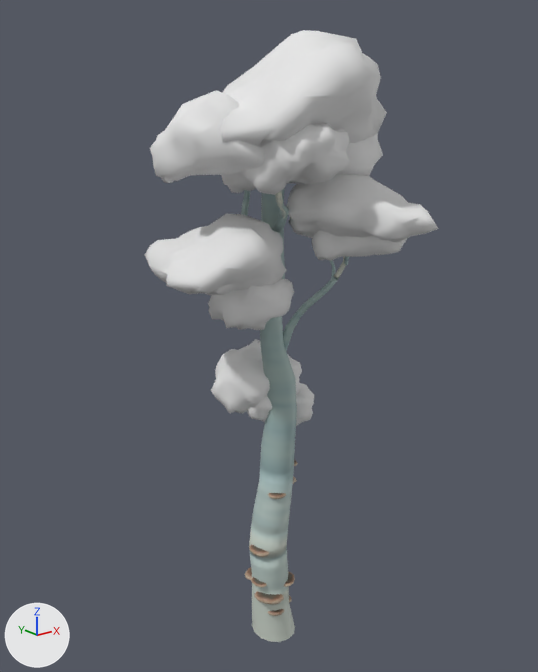
Two versions of the FBX model Assets/Props/Tree/tree_01.fbx, one commit apart.
Before and after are seen from a 50 mm lens placed at (-12.26, -15.1, 15.54), pointed at (-0.09, 0.11, 9.45). Every picture has the same lights, and +X, +Y and +Z are marked at lower left. Objects named as collision shapes, trigger or cutter boxes, shadow casters or lower levels of detail are left out. Where no turn or scale is listed for an object, it has been applied to the vertices.

Names of what the first picture shows: 'Tree_LOD0'.
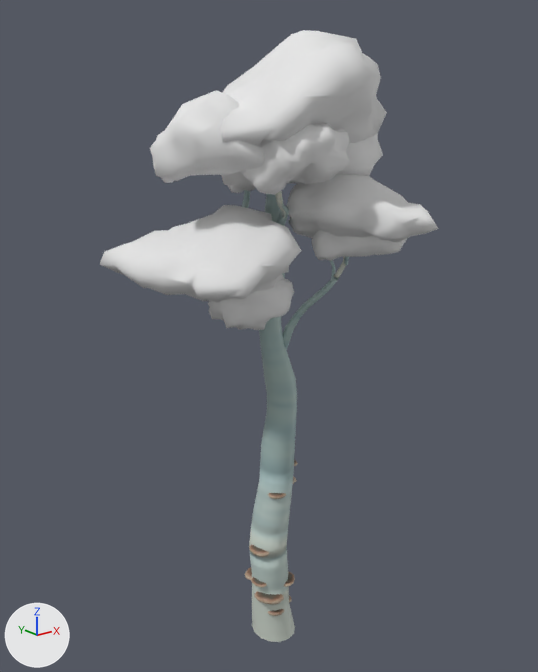
What differs and where, as boxes [x1, y1, x2, y2] in the pictures (538 x 672 px; the box of a moved part takes in the faces that stretch with it):
```json
{"object": "Tree_LOD0", "change": "reshaped", "before": [145, 30, 438, 642], "after": [100, 30, 438, 642], "on screen": "15% wider"}
{"part": 1, "of": "me_circle_022", "change": "deleted", "before": [211, 339, 302, 414]}
{"part": 2, "of": "me_circle_022", "change": "deleted", "before": [247, 383, 314, 426]}
{"part": 3, "of": "me_circle_022", "change": "moved or reshaped", "before": [145, 188, 295, 380], "after": [100, 194, 302, 417]}
{"part": 4, "of": "me_circle_022", "change": "surface changed", "before": [261, 205, 284, 241]}
```

Scene script edits in JSON lines:
```json
{"block": "me_circle_022", "where": "# used by ob_tree_lod0; location = (0.0, 0.0, 0.0)"}
{"op": "remove", "block": "me_circle_022", "code": "me_circle_022.from_pydata(...)  # 4588 vertices, 6016 faces; spans x -3.6..3.7, y -3.9..3.4, z 0.0..17.2"}
{"op": "add", "block": "me_circle_022", "code": "me_circle_022.from_pydata(...)  # 4638 vertices, 6074 faces; spans x -3.9..3.7, y -3.9..3.4, z 0.0..17.2"}
{"block": "me_circle_022", "change": "me_circle_022 part 1: the loose piece of 226 vertices spanning x -1.1..1.5, y -0.2..2.5, z 7.0..8.9 is deleted"}
{"block": "me_circle_022", "change": "me_circle_022 part 2: the loose piece of 226 vertices spanning x -0.5..1.7, y -0.5..1.7, z 6.4..8.1 is deleted"}
{"block": "me_circle_022", "change": "me_circle_022 part 3: 197 vertices moved from x -2.8..0.3, y -1.2..2.0, z 10.8..13.2 to x -2.9..0.3, y -1.5..2.3, z 10.7..12.6; 236 vertices removed from x -3.6..0.4, y -1.9..2.7, z 9.2..15.1; 536 vertices added at x -3.9..0.7, y -2.2..2.6, z 7.7..14.9"}
{"block": "me_circle_022", "change": "me_circle_022 part 4: 18 kept faces spanning x -0.2..0.3, y -0.3..0.8, z 11.2..12.6 get new texture (UV) coordinates"}
```
